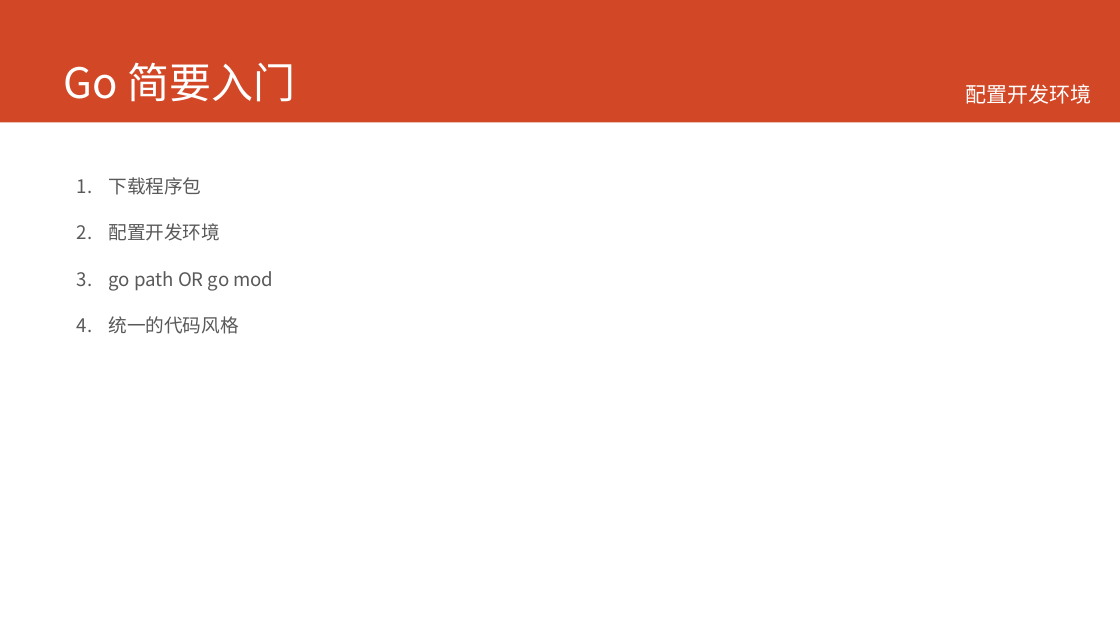
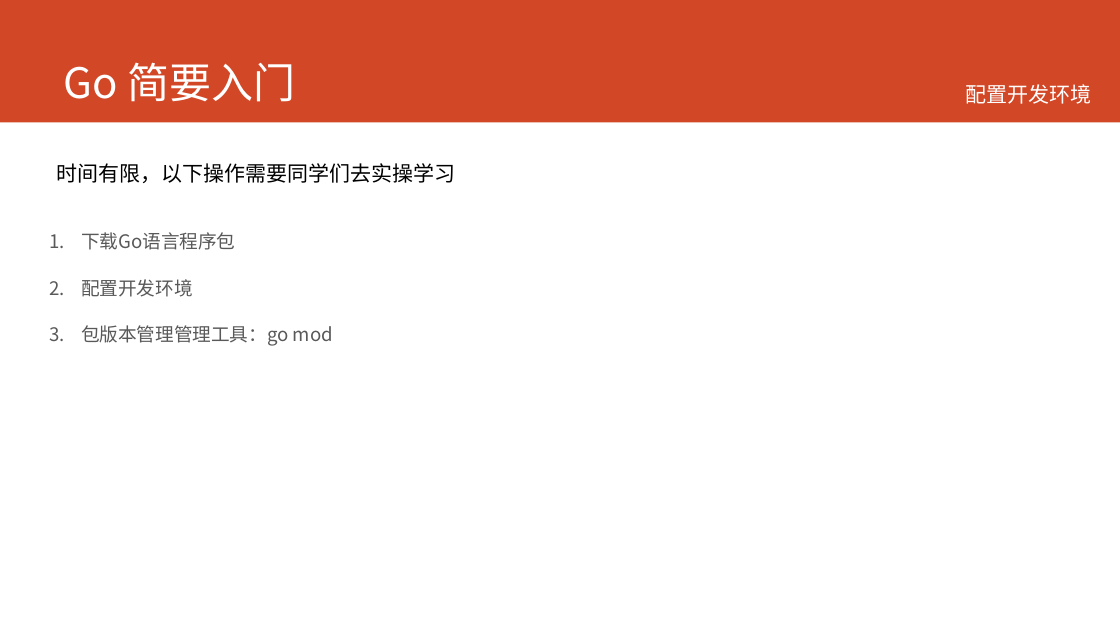
Before and after one commit to printfcoder/printfcoder, a slide deck: slide 5 of course/course-for-emc.pptx. Drawn at 1120x630 pixels with LibreOffice and Linux fonts; fonts in the diff are those of the drawing. Boxes give left, top, right and bottom in pixels: in the first picture for what was removed or moved away, otherwise in the second. Text is boxed around its words. In the diff, an @@ line names an element or a change of style, - is before the commit and + after.

```diff
--- a/course/course-for-emc.pptx
+++ b/course/course-for-emc.pptx
@@ text added at (57,163,456,183), 18 pt, text #000000 @@
+时间有限，以下操作需要同学们去实操学习
@@ text "下载Go语言程序包": place and size @@
-text "下载Go语言程序包" at (109,177,273,334)
+text "下载Go语言程序包" at (81,232,333,346)
@@ text at (81,232,235,250): text changed @@
-1. 下载程序包
+1. 下载Go语言程序包
@@ text at (81,325,333,346): text changed @@
-3. go path OR go mod
-4. 统一的代码风格
+3. 包版本管理管理工具：go mod
```
Also in this commit, not shown: 2 other slides changed, 32 slides added, 1 slide removed, 12 other files.
